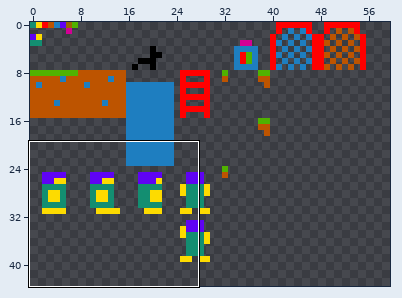
Sprite sheet -- assets/sprites.png. The first picture is a wide view before the edit; the outline marks the close-up.
Close-up. As it was:
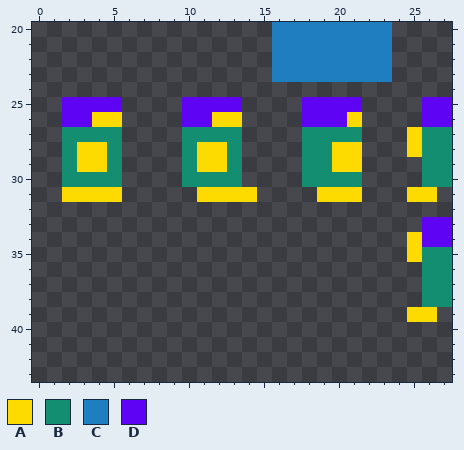
The file is 128x128 pixels. Shown: x 0..27, y 20..43. The wide view leaves out empty margins.
Palette (. is transparent): A #fddb00  B #138e71  C #1e7ec0  D #5f03f4
Pixels before, first column x 2:
20 ..............CCCCCCCC....
21 ..............CCCCCCCC....
22 ..............CCCCCCCC....
23 ..............CCCCCCCC....
24 ..........................
25 DDDD....DDDD....DDDD....DD
26 DDAA....DDAA....DDDA....DD
27 BBBB....BBBB....BBBB...ABB
28 BAAB....BAAB....BBAA...ABB
29 BAAB....BAAB....BBAA....BB
30 BBBB....BBBB....BBBB....BB
31 AAAA.....AAAA....AAA...AA.
32 ..........................
33 ........................DD
34 .......................ADD
35 .......................ABB
36 ........................BB
37 ........................BB
38 ........................BB
39 .......................AA.
Now the later version:
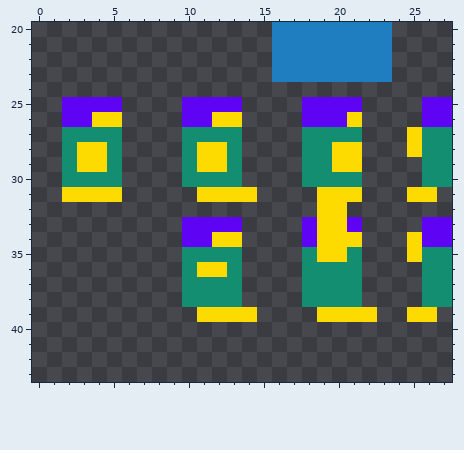
Change:
Changed rows in their new state; - is an unchanged pixel.
first column x 10:
32 ---------AA--
33 DDDD----DAAD-
34 DDAA----DAAA-
35 BBBB----BAAB-
36 BAAB----BBBB-
37 BBBB----BBBB-
38 BBBB----BBBB-
39 -AAAA----AAAA
Boxes around the changes in both close-ups, in picture pixels (x1, y1, x2, y2):
added: (302, 202, 377, 322)
added: (182, 217, 257, 322)
